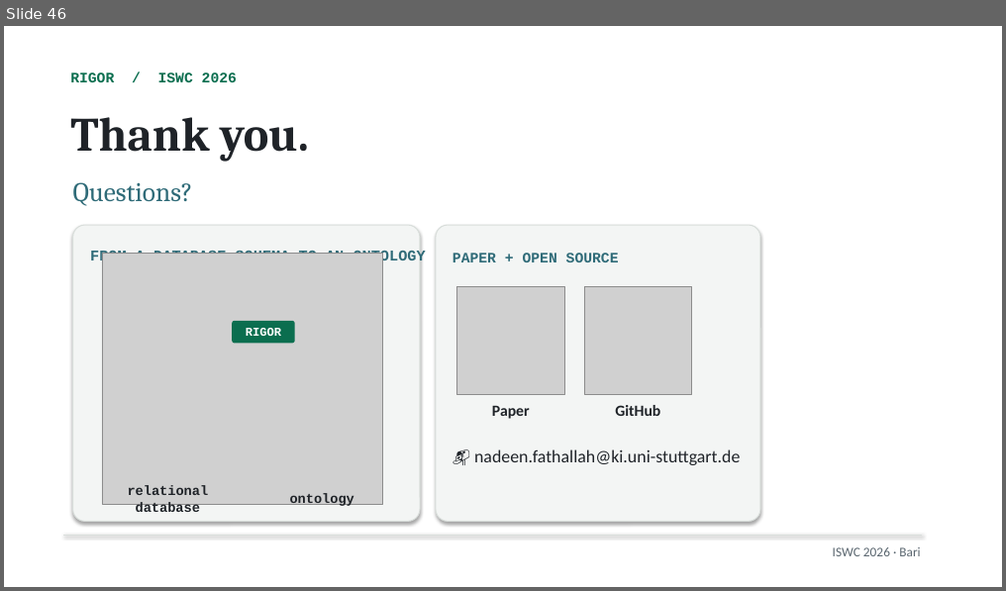
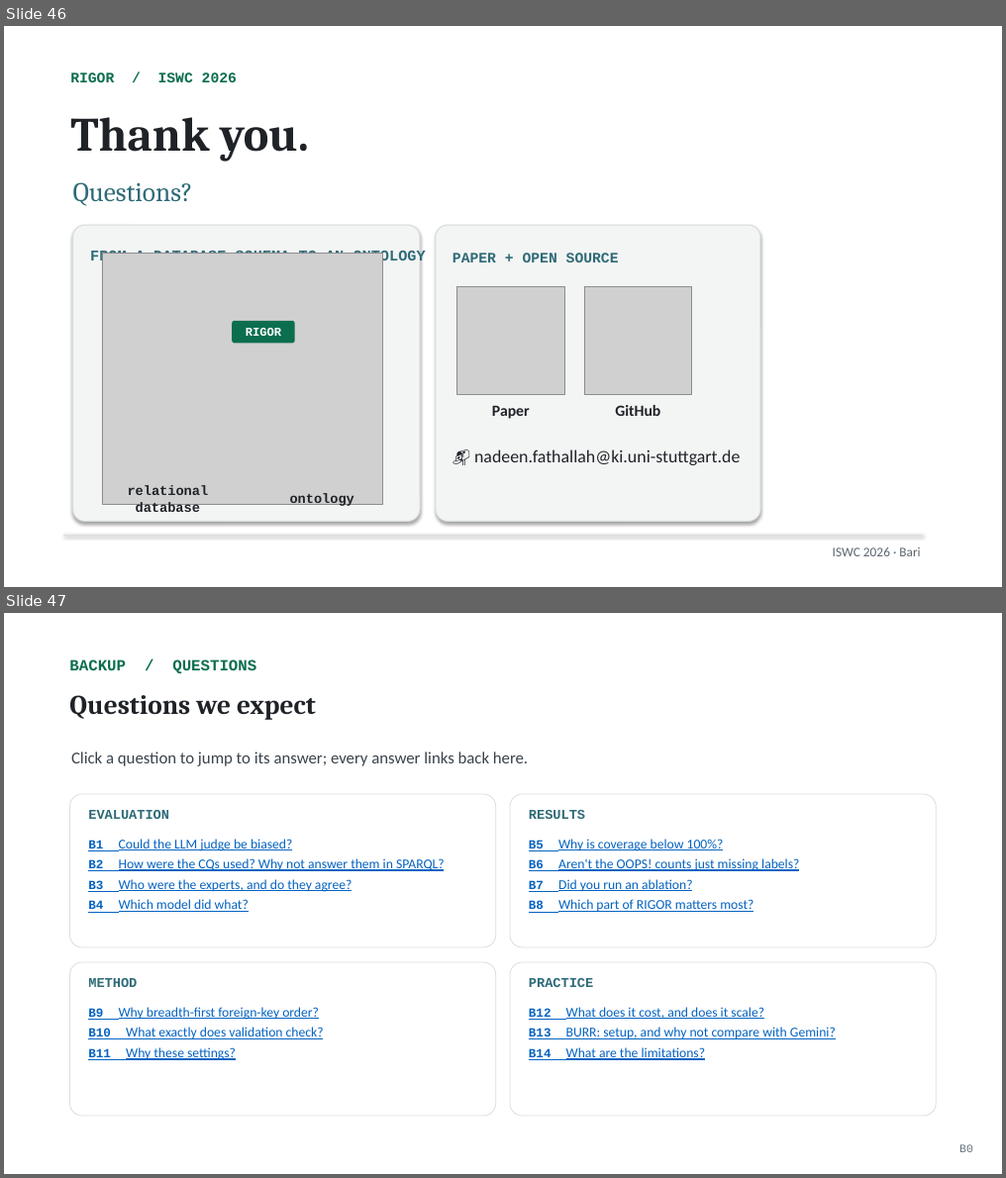
Before and after one commit to NadeenAhmad/rigor_private, a slide deck: presentation/RIGOR_ISWC2026_final.pptx. Shown one above the other, each under a label of ours: slide 46 before the commit, slides 46 and 47 after it. The pictures are 1006x591 and 1006x1178 pixels, drawn with LibreOffice and Linux fonts; fonts in the diff are those of the drawing; grey boxes stand for pictures. Boxes give left, top, right and bottom in pixels: in the first picture for what was removed or moved away, otherwise in the second. Text is boxed around its words. In the diff, an @@ line names an element or a change of style, - is before the commit and + after.

```diff
--- a/presentation/RIGOR_ISWC2026_final.pptx
+++ b/presentation/RIGOR_ISWC2026_final.pptx
@@ slide 47 added at (x1=4, y1=613, x2=1002, y2=1174), background #FFFFFF @@
@@ text added at (x1=69, y1=660, x2=256, y2=673), 15 pt, text #0B6E4F, bold @@
+BACKUP / QUESTIONS
@@ text added at (x1=69, y1=695, x2=316, y2=720), 26 pt, text #1F2328, bold @@
+Questions we expect
@@ text added at (x1=71, y1=752, x2=528, y2=766), 16 pt, text #3A434C @@
+Click a question to jump to its answer; every answer links back here.
@@ rounded rectangle added at (x1=70, y1=794, x2=496, y2=948), fill #FFFFFF, outline #D9DEDB 0.75 pt @@
@@ text added at (x1=88, y1=810, x2=169, y2=819), 13 pt, text #2F6B78, bold @@
+EVALUATION
@@ rounded rectangle added at (x1=510, y1=794, x2=936, y2=948), fill #FFFFFF, outline #D9DEDB 0.75 pt @@
@@ text added at (x1=529, y1=810, x2=585, y2=819), 13 pt, text #2F6B78, bold @@
+RESULTS
@@ text added at (x1=88, y1=839, x2=445, y2=913), 13 pt, text #0563C1, underline @@
+B1 Could the LLM judge be biased?
+B2 How were the CQs used? Why not answer them in SPARQL?
+B3 Who were the experts, and do they agree?
+B4 Which model did what?
@@ text added at (x1=529, y1=839, x2=799, y2=913), 13 pt, text #0563C1, underline @@
+B5 Why is coverage below 100%?
+B6 Aren't the OOPS! counts just missing labels?
+B7 Did you run an ablation?
+B8 Which part of RIGOR matters most?
@@ rounded rectangle added at (x1=70, y1=962, x2=496, y2=1116), fill #FFFFFF, outline #D9DEDB 0.75 pt @@
@@ rounded rectangle added at (x1=510, y1=962, x2=936, y2=1116), fill #FFFFFF, outline #D9DEDB 0.75 pt @@
@@ text added at (x1=88, y1=978, x2=137, y2=987), 13 pt, text #2F6B78, bold @@
+METHOD
@@ text added at (x1=529, y1=978, x2=593, y2=987), 13 pt, text #2F6B78, bold @@
+PRACTICE
@@ text added at (x1=88, y1=1007, x2=324, y2=1060), 13 pt, text #0563C1, underline @@
+B9 Why breadth-first foreign-key order?
+B10 What exactly does validation check?
+B11 Why these settings?
@@ text added at (x1=529, y1=1007, x2=836, y2=1061), 13 pt, text #0563C1, underline @@
+B12 What does it cost, and does it scale?
+B13 BURR: setup, and why not compare with Gemini?
+B14 What are the limitations?
@@ text added at (x1=959, y1=1145, x2=973, y2=1153), 11 pt, text #6B747B @@
+B0
```
Also in this commit, not shown: 14 other slides added, 3 other files.
